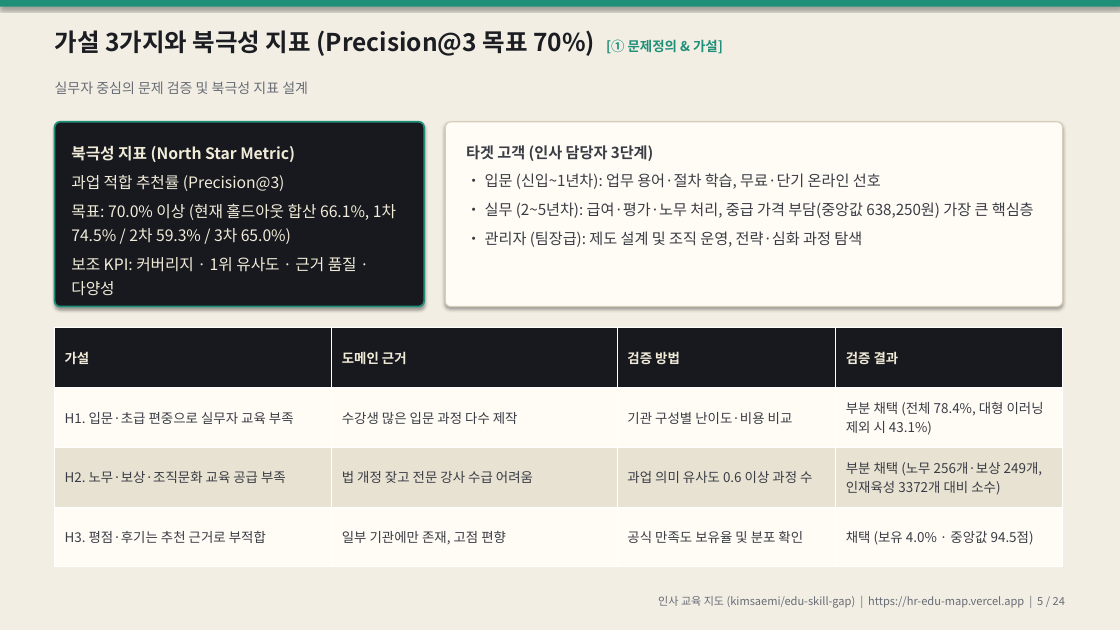
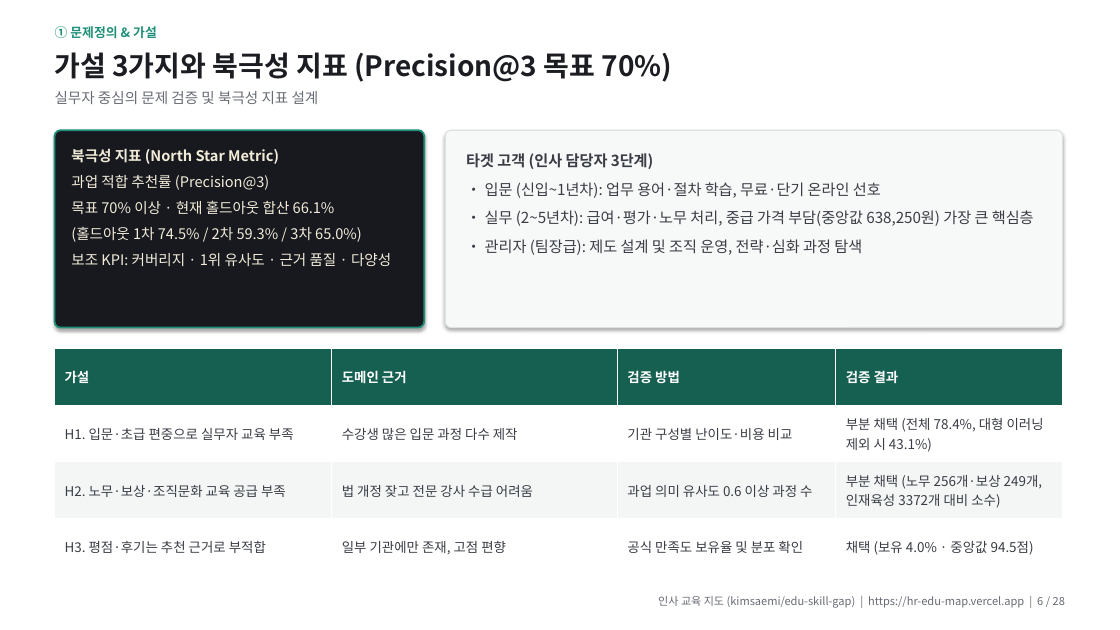
Before and after one commit to kimsaemi/edu-skill-gap, a slide deck: slide 6 of presentation/HR_교육지도_발표.pptx (slide 5 before the commit). Drawn at 1120x630 pixels with LibreOffice and Linux fonts; fonts in the diff are those of the drawing. Boxes give left, top, right and bottom in pixels: in the first picture for what was removed or moved away, otherwise in the second. Text is boxed around its words. In the diff, an @@ line names an element or a change of style, - is before the commit and + after.

```diff
--- a/presentation/HR_교육지도_발표.pptx
+++ b/presentation/HR_교육지도_발표.pptx
@@ rectangle at <box>0,0,1120,630</box>: fill #F2EEE4 to #FFFFFF @@
@@ rectangle removed at <box>0,0,1120,7</box> @@
@@ text added at <box>55,26,157,38</box>, 11 pt, text #1F8F78, bold @@
+① 문제정의 & 가설
@@ text at <box>55,52,673,82</box>: text changed; size 21 to 24 pt @@
-가설 3가지와 북극성 지표 (Precision@3 목표 70%) [① 문제정의 & 가설]
+가설 3가지와 북극성 지표 (Precision@3 목표 70%)
@@ text "실무자 중심의 문제 검증 및 ...": place and size @@
-text "실무자 중심의 문제 검증 및 ..." at <box>55,81,308,94</box>
+text "실무자 중심의 문제 검증 및 ..." at <box>55,91,319,104</box>
@@ text "실무자 중심의 문제 검증 및 ..." at <box>55,91,319,104</box>: size 12 to 12.5 pt @@
@@ rounded rectangle: place and size @@
-rounded rectangle at <box>55,122,424,307</box>
+rounded rectangle at <box>55,130,424,328</box>
@@ text at <box>71,148,391,266</box>: size 13.5 to 12.5 pt in "북극성 지표 (North Star Metric)", "과업 적합 추천률 (Precision@3)", "보조 KPI: 커버리지 · 1위 유사도 · ..."; line spacing 1.25 to 1.15 @@
@@ rounded rectangle: place and size @@
-rounded rectangle at <box>445,122,1063,307</box>
+rounded rectangle at <box>445,130,1063,328</box>
@@ rounded rectangle at <box>445,130,1063,328</box>: fill #FFFCF5 to #F7F9F8; outline #D6CEBB 1 pt to #DCE2DF 1 pt @@
@@ text "타겟 고객 (인사 담당자 3단계)": place and size @@
-text "타겟 고객 (인사 담당자 3단계)" at <box>466,145,1034,247</box>
+text "타겟 고객 (인사 담당자 3단계)" at <box>466,153,1034,255</box>
@@ text at <box>71,200,362,242</box>: text changed; size 13.5 to 12.5 pt @@
-목표: 70.0% 이상 (현재 홀드아웃 합산 66.1%, 1차 74.5% / 2차 59.3% / 3차 65.0%)
+목표 70% 이상 · 현재 홀드아웃 합산 66.1%
+(홀드아웃 1차 74.5% / 2차 59.3% / 3차 65.0%)
@@ table at <box>55,349,1063,576</box> @@
@@ fill #17191F to #166052 in row 1 @@
@@ fill #FFFCF5 to #FFFFFF in 8 cells @@
@@ fill #E8E2D2 to #F3F6F5 in row 3 @@
@@ text colour #F1EBD8 to #FFFFFF in "가설", "도메인 근거", "검증 방법", "검증 결과" @@
@@ table: place and size @@
-table at <box>55,328,1063,567</box>
+table at <box>55,349,1063,576</box>
@@ text at <box>658,596,1065,608</box>: text changed @@
-인사 교육 지도 (kimsaemi/edu-skill-gap) | https://hr-edu-map.vercel.app | 5 / 24
+인사 교육 지도 (kimsaemi/edu-skill-gap) | https://hr-edu-map.vercel.app | 6 / 28
```
Also in this commit, not shown: 22 other slides changed, 4 slides added, 6 other files.
